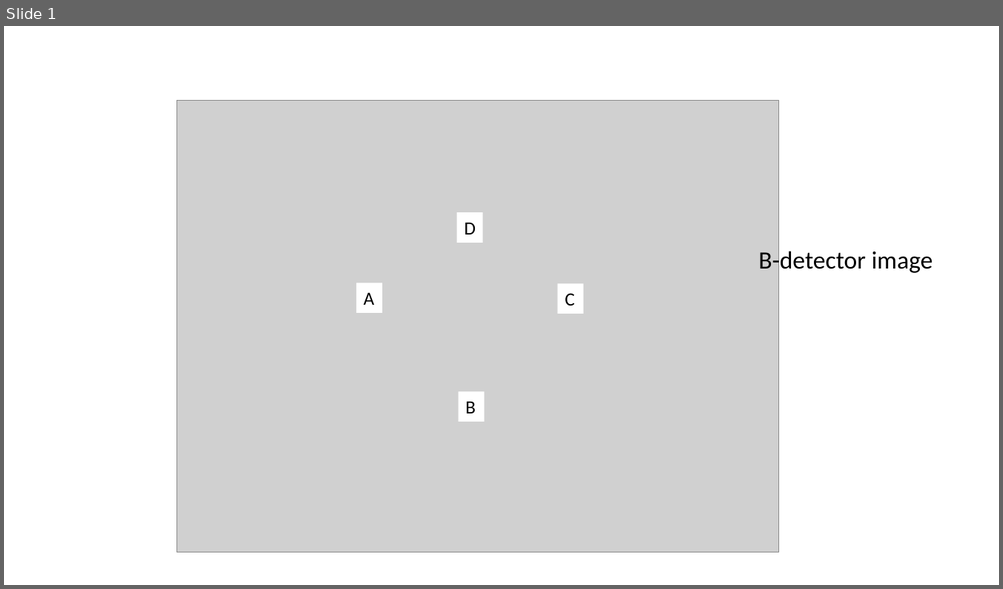
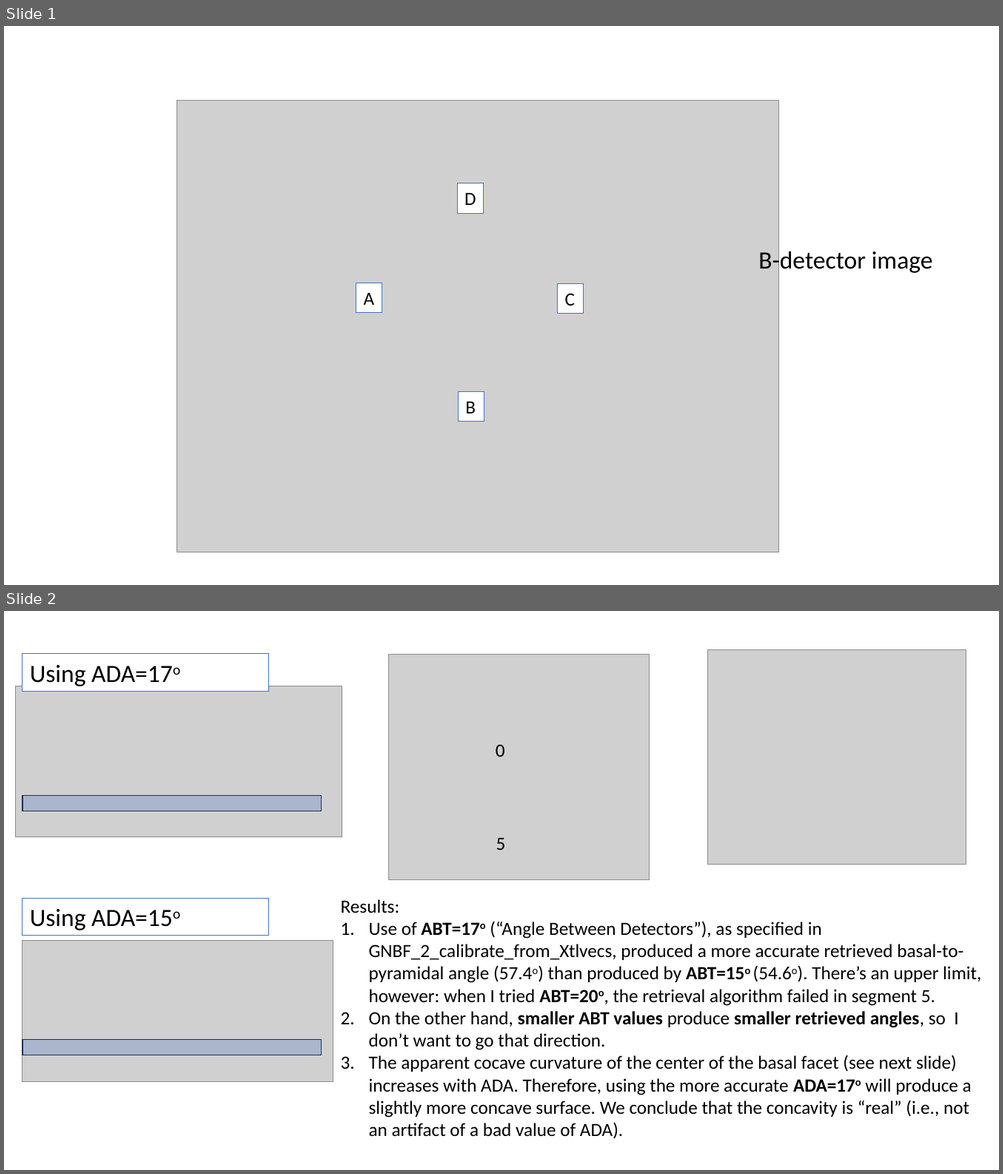
Before and after one commit to sneshyba/ice2021, a slide deck: crystals/2023-07-03/case4.0 (calibration, nesh's version)/Segments4_retrieved analysis.pptx. Shown one above the other, each under a label of ours: slide 1 before the commit, slides 1 and 2 after it. The pictures are 1003x589 and 1003x1174 pixels, drawn with LibreOffice and Linux fonts; fonts in the diff are those of the drawing; grey boxes stand for pictures. Boxes give left, top, right and bottom in pixels: in the first picture for what was removed or moved away, otherwise in the second. Text is boxed around its words. In the diff, an @@ line names an element or a change of style, - is before the commit and + after.

Commit message:
Exploring different detector angles

```diff
--- a/crystals/2023-07-03/case4.0 (calibration, nesh's version)/Segments4_retrieved analysis.pptx
+++ b/crystals/2023-07-03/case4.0 (calibration, nesh's version)/Segments4_retrieved analysis.pptx
@@ slide 2 added at box(4, 611, 999, 1170), background #FFFFFF @@
@@ rectangle added at box(22, 653, 269, 691), fill #FFFFFF, outline #4472C4 0.75 pt, 24 pt, text #000000 @@
+Using ADA=17o
@@ picture added at box(389, 654, 649, 880) @@
@@ picture added at box(708, 649, 967, 866) @@
@@ picture added at box(16, 686, 343, 837) @@
@@ text added at box(495, 744, 505, 757), 18 pt, text #000000 @@
+0
@@ rectangle added at box(22, 796, 321, 812), fill #4472C4 at 27% opacity, outline #1E3256 1 pt @@
@@ text added at box(496, 838, 506, 850), 18 pt, text #000000 @@
+5
@@ rectangle added at box(22, 898, 269, 936), fill #FFFFFF, outline #4472C4 0.75 pt, 24 pt, text #000000 @@
+Using ADA=15o
@@ text added at box(341, 900, 981, 1139), 18 pt, text #000000 @@
+Results:
+1. Use of ABT=17o (“Angle Between Detectors”), as specified in GNBF_2_calibrate_from_Xtlvecs, produced a more accurate retrieved basal-to-pyramidal angle (57.4o) than produced by ABT=15o (54.6o). There’s an upper limit, however: when I tried ABT=20o, the retrieval algorithm failed in segment 5.
+2. On the other hand, smaller ABT values produce smaller retrieved angles, so I don’t want to go that direction.
+3. The apparent cocave curvature of the center of the basal facet (see next slide) increases with ADA. Therefore, using the more accurate ADA=17o will produce a slightly more concave surface. We conclude that the concavity is “real” (i.e., not an artifact of a bad value of ADA).
@@ picture added at box(22, 941, 334, 1082) @@
@@ rectangle added at box(22, 1040, 321, 1056), fill #4472C4 at 27% opacity, outline #1E3256 1 pt @@
@@ slide 1 changed as well @@
@@ outline none to #4472C4 0.75 pt in 4 elements at box(356, 284, 382, 313), box(458, 392, 484, 421), box(558, 284, 583, 314), box(457, 184, 483, 213) @@
@@ rectangle "D": place and size @@
-rectangle "D" at box(457, 212, 483, 242)
+rectangle "D" at box(457, 184, 483, 213)
```
Also in this commit, not shown: 1 other slide added, 54 other files.
